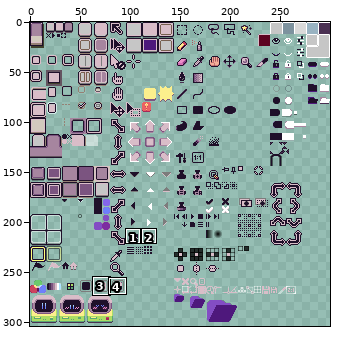
Sprite sheet, stored at sheet.png. Above, an overview of the earlier version with the close-up marked.
Close-up. Old version:
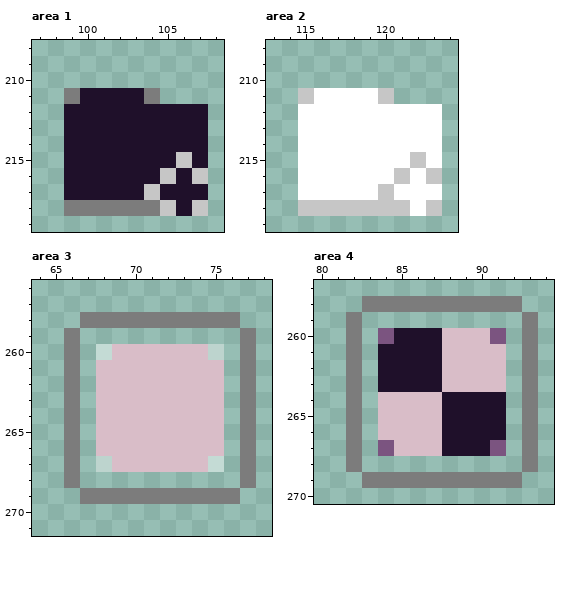
The file is 300x304 pixels. Pixels under 10% opacity are left out. Colours within 5 levels of each other are drawn and written as one. Shown: area 1: x 97..108, y 208..219; area 2: x 113..124, y 208..219; area 3: x 64..78, y 256..271; area 4: x 80..94, y 257..270. The commit also changed other parts of the picture, which this record leaves out.
And afterwards:
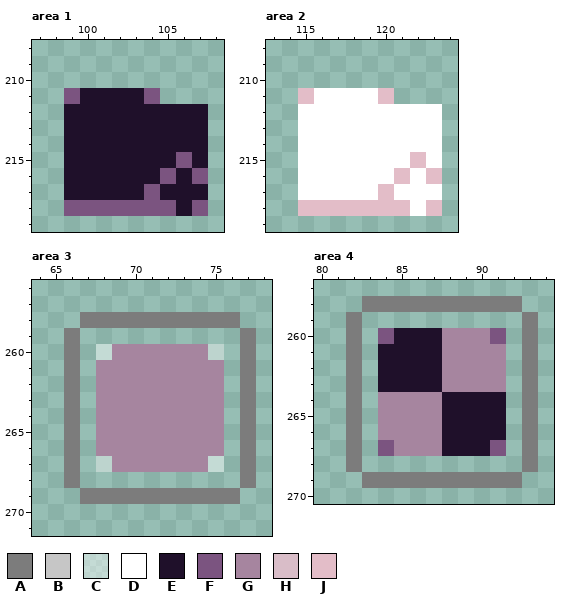
Palette (. is transparent): A #7c7c7c  B #c6c6c6  C #ffffff70  D #ffffff  E #1f102a  F #7b5480  G #a6859f  H #d9bdc8  J #e3bdc8
Changes in this commit:
--- area 1
@@ x 97..108 @@
 210 ............
-211 ..AEEEEA....
+211 ..FEEEEF....
 212 ..EEEEEEEEE.
@@ x 97..108 @@
 214 ..EEEEEEEEE.
-215 ..EEEEEEEBE.
-216 ..EEEEEEBEB.
-217 ..EEEEEBEEE.
-218 ..AAAAAABEB.
+215 ..EEEEEEEFE.
+216 ..EEEEEEFEF.
+217 ..EEEEEFEEE.
+218 ..FFFFFFFEF.
 219 ............
--- area 2
@@ x 113..124 @@
 210 ............
-211 ..BDDDDB....
+211 ..JDDDDJ....
 212 ..DDDDDDDDD.
@@ x 113..124 @@
 214 ..DDDDDDDDD.
-215 ..DDDDDDDBD.
-216 ..DDDDDDBDB.
-217 ..DDDDDBDDD.
-218 ..BBBBBBBDB.
+215 ..DDDDDDDJD.
+216 ..DDDDDDJDJ.
+217 ..DDDDDJDDD.
+218 ..JJJJJJJDJ.
 219 ............
--- area 3
@@ x 64..78 @@
 259 ..A..........A.
-260 ..A.CHHHHHHC.A.
-261 ..A.HHHHHHHH.A.
-262 ..A.HHHHHHHH.A.
-263 ..A.HHHHHHHH.A.
-264 ..A.HHHHHHHH.A.
-265 ..A.HHHHHHHH.A.
-266 ..A.HHHHHHHH.A.
-267 ..A.CHHHHHHC.A.
+260 ..A.CGGGGGGC.A.
+261 ..A.GGGGGGGG.A.
+262 ..A.GGGGGGGG.A.
+263 ..A.GGGGGGGG.A.
+264 ..A.GGGGGGGG.A.
+265 ..A.GGGGGGGG.A.
+266 ..A.GGGGGGGG.A.
+267 ..A.CGGGGGGC.A.
 268 ..A..........A.
--- area 4
@@ x 80..94 @@
 259 ..A..........A.
-260 ..A.FEEEHHHF.A.
-261 ..A.EEEEHHHH.A.
-262 ..A.EEEEHHHH.A.
-263 ..A.EEEEHHHH.A.
-264 ..A.HHHHEEEE.A.
-265 ..A.HHHHEEEE.A.
-266 ..A.HHHHEEEE.A.
-267 ..A.FHHHEEEF.A.
+260 ..A.FEEEGGGF.A.
+261 ..A.EEEEGGGG.A.
+262 ..A.EEEEGGGG.A.
+263 ..A.EEEEGGGG.A.
+264 ..A.GGGGEEEE.A.
+265 ..A.GGGGEEEE.A.
+266 ..A.GGGGEEEE.A.
+267 ..A.FGGGEEEF.A.
 268 ..A..........A.
